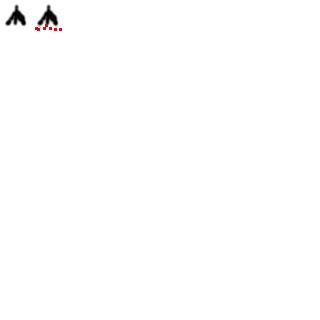
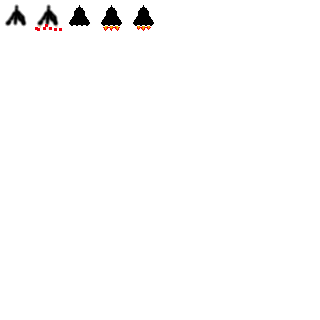
The second 320 x 320 image is a revision of the first. Changes to its layers:
added layer "Background copy #2" above "Background copy #1" over [133, 5, 154, 31]
added layer "Background copy #1" above "Background copy" over [101, 5, 122, 31]
added layer "Background copy" above "Background" over [69, 5, 90, 27]
painted on "Background" over [69, 5, 90, 27]
